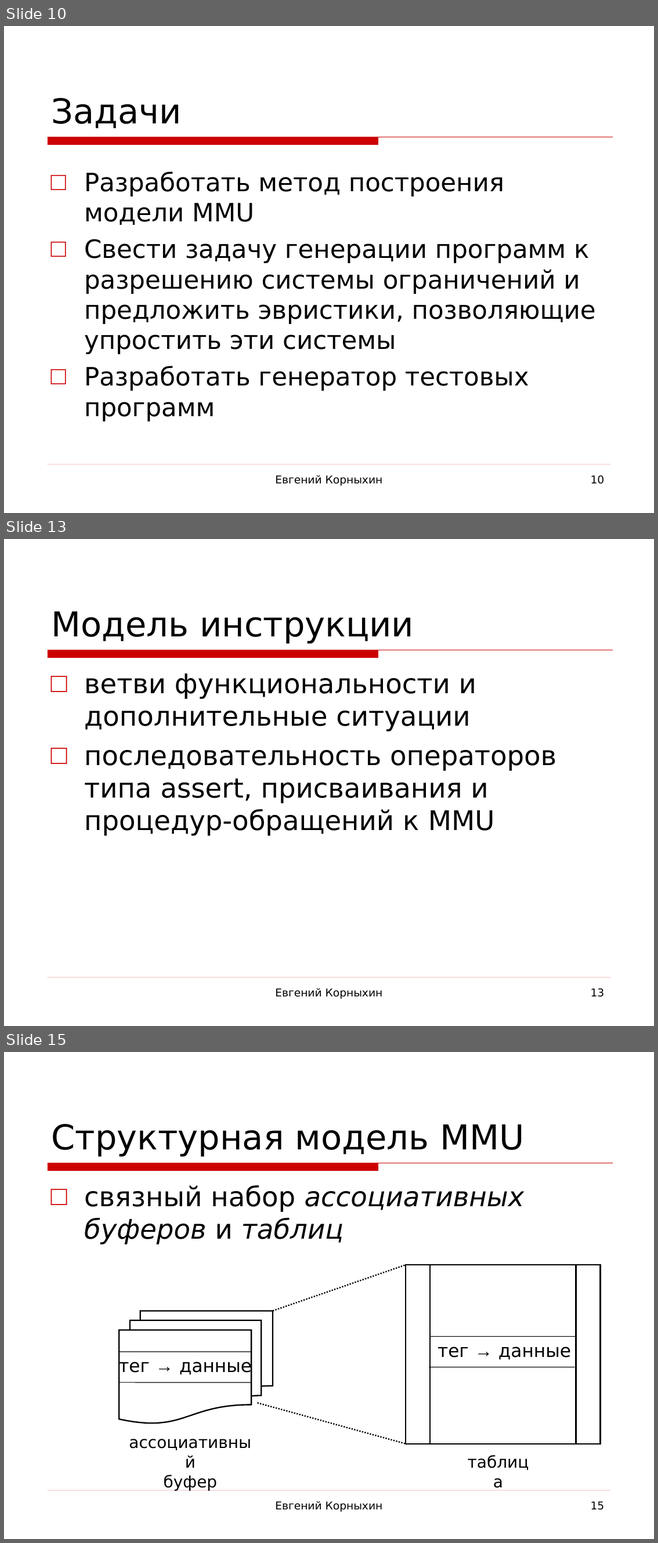
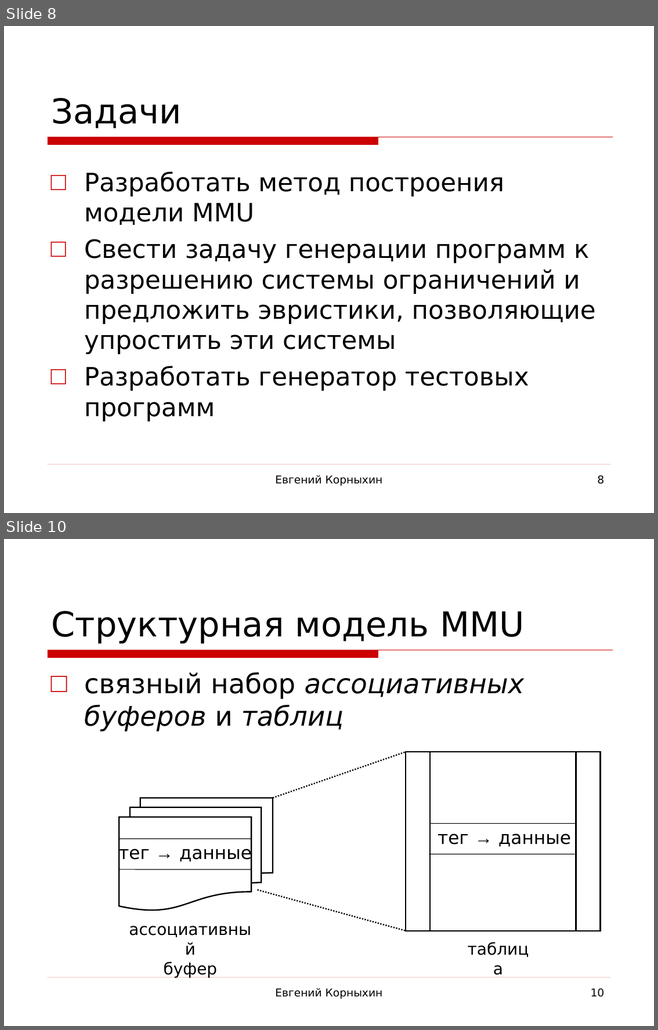
Before and after one commit to kornevgen/tesla-project, a slide deck: papers/THESIS/talks/Oct13 - ISP/isp-slides3.ppt. Shown one above the other, each under a label of ours: slides 10, 13 and 15 before the commit, slides 8 and 10 after it; the slides between them are not shown. The pictures are 658x1543 and 658x1030 pixels, drawn with LibreOffice and Linux fonts; fonts in the diff are those of the drawing; background and template pictures are left out. Boxes give left, top, right and bottom in pixels: in the first picture for what was removed or moved away, otherwise in the second. Text is boxed around its words. In the diff, an @@ line names an element or a change of style, - is before the commit and + after.

```diff
--- a/papers/THESIS/talks/Oct13 - ISP/isp-slides3.ppt
+++ b/papers/THESIS/talks/Oct13 - ISP/isp-slides3.ppt
@@ slide 13 removed at (4,539,654,1026), background picture (left out); not listed: 2 template elements that a slide beside it also shows @@
@@ title removed at (52,611,413,644) @@
-Модель инструкции
@@ text removed at (84,674,556,836) @@
-□ ветви функциональности и дополнительные ситуации
-□ последовательность операторов типа assert, присваивания и процедур-обращений к MMU
@@ text removed at (275,988,383,999) @@
-Евгений Корныхин
@@ page number removed at (590,988,604,997) @@
-13
@@ what was slide 10 is now slide 8 @@
@@ page number at (597,475,604,484): text changed @@
-10
+8
@@ what was slide 15 is now slide 10 @@
@@ page number at (590,988,604,997): text changed @@
-15
+10
```
Also in this commit, not shown: 4 slides changed, 1 slide added, 5 other slides removed.
